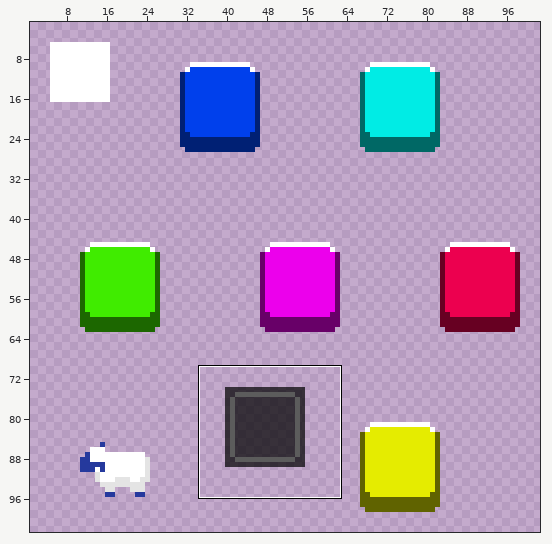
A sprite sheet gets an edit: src/data/assets/textures/atlas.png. Above, an overview of the earlier version with the close-up marked.
Close-up. First the earlier version:
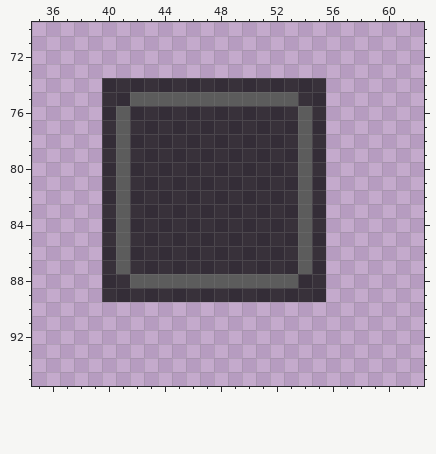
The file is 128x128 pixels. Shown: x 35..62, y 70..95. The old version is drawn lined up with the new one. The wide view leaves out empty margins.
After the commit:
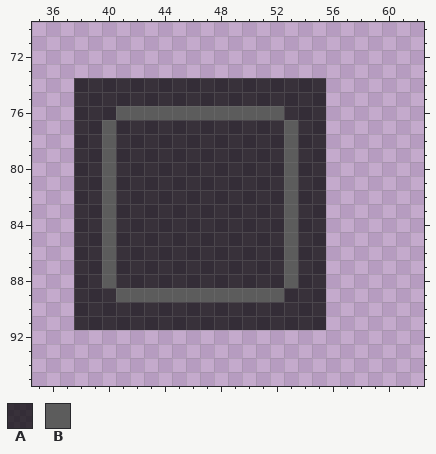
Palette (. is transparent): A #000000b6  B #5c5c5c
From old to new:
{"change": "drawings rearranged on the sheet (the old picture shows each at its new place)"}
{"y":74,"x":38,"old":"..","new":"AA"}
{"y":75,"x":38,"old":"..","new":"AA"}
{"y":75,"x":42,"old":"BBBBBBBBBBBB","new":"AAAAAAAAAAAA"}
{"y":76,"x":38,"old":"..","new":"AA"}
{"y":76,"x":42,"old":"AAAAAAAAAAA","new":"BBBBBBBBBBB"}
{"y":76,"x":54,"old":"B","new":"A"}
{"y":77,"x":38,"old":"..AB","new":"AABA"}
{"y":77,"x":53,"old":"AB","new":"BA"}
{"y":78,"x":38,"old":"..AB","new":"AABA"}
{"y":78,"x":53,"old":"AB","new":"BA"}
{"y":79,"x":38,"old":"..AB","new":"AABA"}
{"y":79,"x":53,"old":"AB","new":"BA"}
{"y":80,"x":38,"old":"..AB","new":"AABA"}
{"y":80,"x":53,"old":"AB","new":"BA"}
{"y":81,"x":38,"old":"..AB","new":"AABA"}
{"y":81,"x":53,"old":"AB","new":"BA"}
{"y":82,"x":38,"old":"..AB","new":"AABA"}
{"y":82,"x":53,"old":"AB","new":"BA"}
{"y":83,"x":38,"old":"..AB","new":"AABA"}
{"y":83,"x":53,"old":"AB","new":"BA"}
{"y":84,"x":38,"old":"..AB","new":"AABA"}
{"y":84,"x":53,"old":"AB","new":"BA"}
{"y":85,"x":38,"old":"..AB","new":"AABA"}
{"y":85,"x":53,"old":"AB","new":"BA"}
{"y":86,"x":38,"old":"..AB","new":"AABA"}
{"y":86,"x":53,"old":"AB","new":"BA"}
{"y":87,"x":38,"old":"..AB","new":"AABA"}
{"y":87,"x":53,"old":"AB","new":"BA"}
{"y":88,"x":38,"old":"..A","new":"AAB"}
{"y":88,"x":42,"old":"BBBBBBBBBBB","new":"AAAAAAAAAAA"}
{"y":89,"x":38,"old":"..","new":"AA"}
{"y":89,"x":41,"old":"AAAAAAAAAAAA","new":"BBBBBBBBBBBB"}
{"y":90,"x":38,"old":"..................","new":"AAAAAAAAAAAAAAAAAA"}
{"y":91,"x":38,"old":"..................","new":"AAAAAAAAAAAAAAAAAA"}
{"label":"changed","picture_box":[74,78,326,330]}
